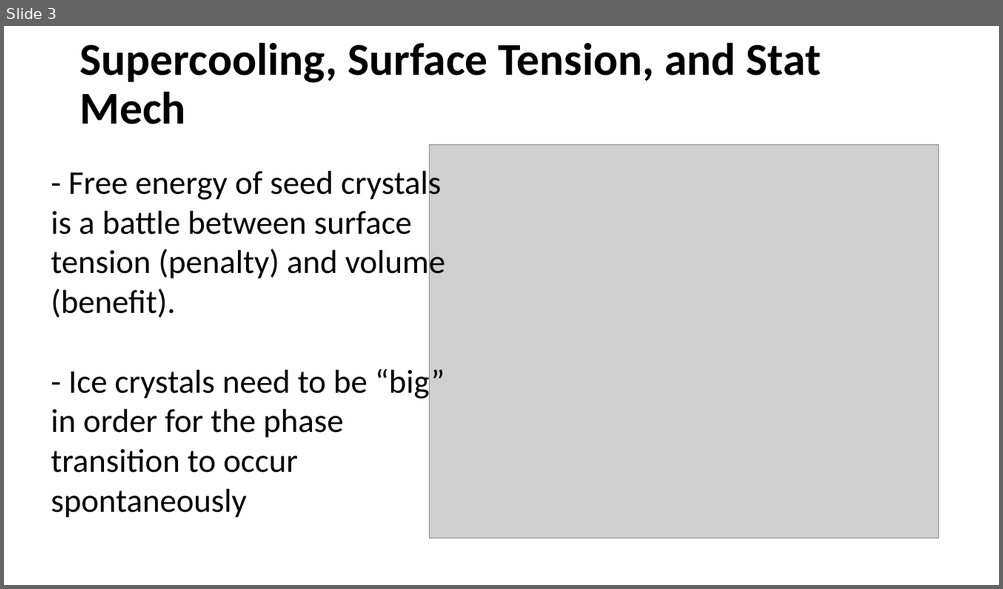
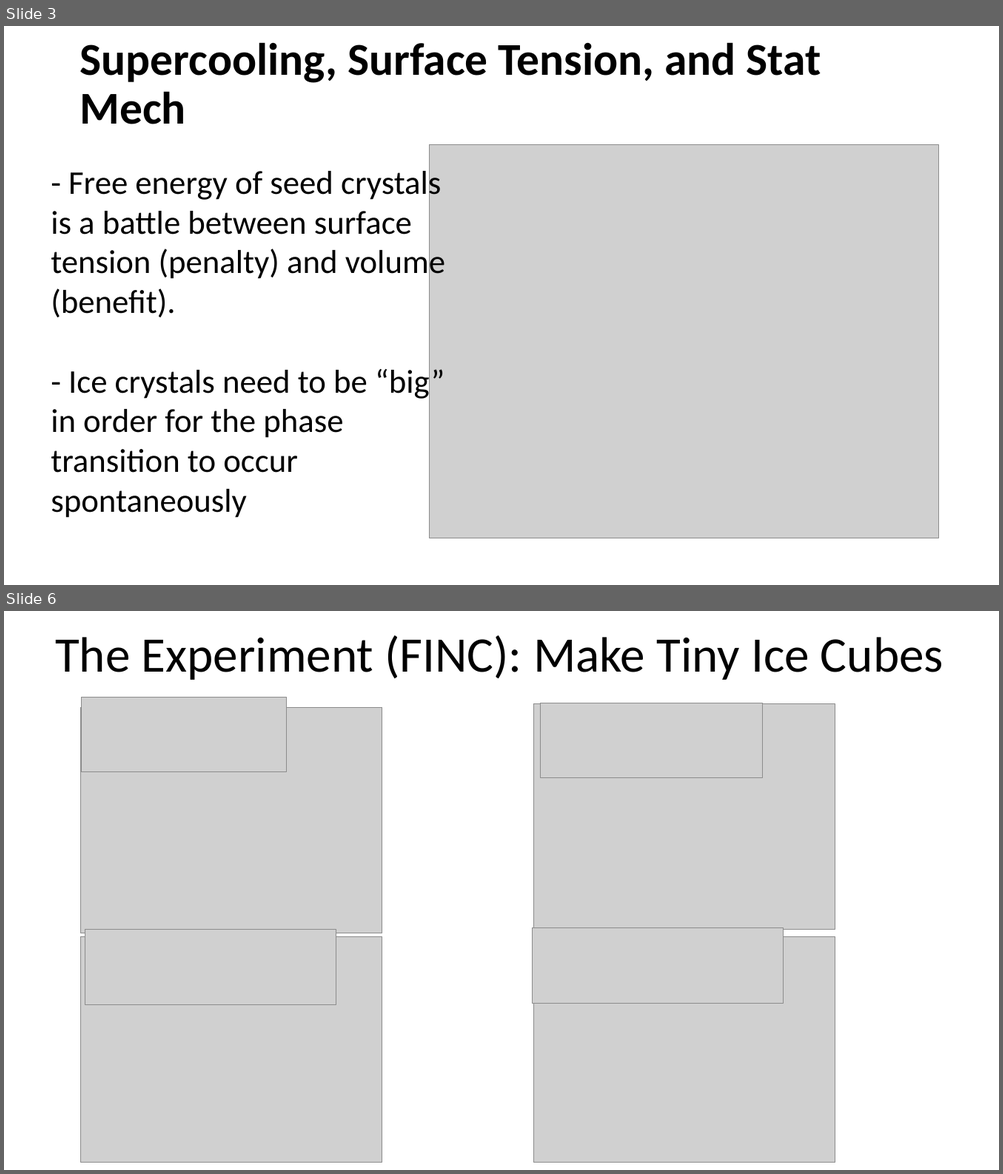
Before and after one commit to AndrewLoeppky/phys509, a slide deck: Atmospheric Ice Nuclei.ppt. Shown one above the other, each under a label of ours: slide 3 before the commit, slides 3 and 6 after it; the slides between them are not shown. The pictures are 1003x589 and 1003x1174 pixels, drawn with LibreOffice and Linux fonts; fonts in the diff are those of the drawing; grey boxes stand for pictures. Boxes give left, top, right and bottom in pixels: in the first picture for what was removed or moved away, otherwise in the second. Text is boxed around its words. In the diff, an @@ line names an element or a change of style, - is before the commit and + after.

```diff
--- a/Atmospheric Ice Nuclei.ppt
+++ b/Atmospheric Ice Nuclei.ppt
@@ slide 6 added at [4,611,999,1170], background #FFFFFF @@
@@ text added at [55,635,943,680], 48 pt, text #000000 @@
+The Experiment (FINC): Make Tiny Ice Cubes
@@ picture added at [81,697,286,772] @@
@@ picture added at [81,707,382,933] @@
@@ picture added at [533,703,834,929] @@
@@ picture added at [540,703,762,778] @@
@@ picture added at [81,937,382,1163] @@
@@ picture added at [85,929,336,1005] @@
@@ picture added at [532,928,783,1003] @@
@@ picture added at [533,937,834,1163] @@
```
Also in this commit, not shown: 5 slides changed, 3 other slides added, 1 slide removed, 7 other files.
